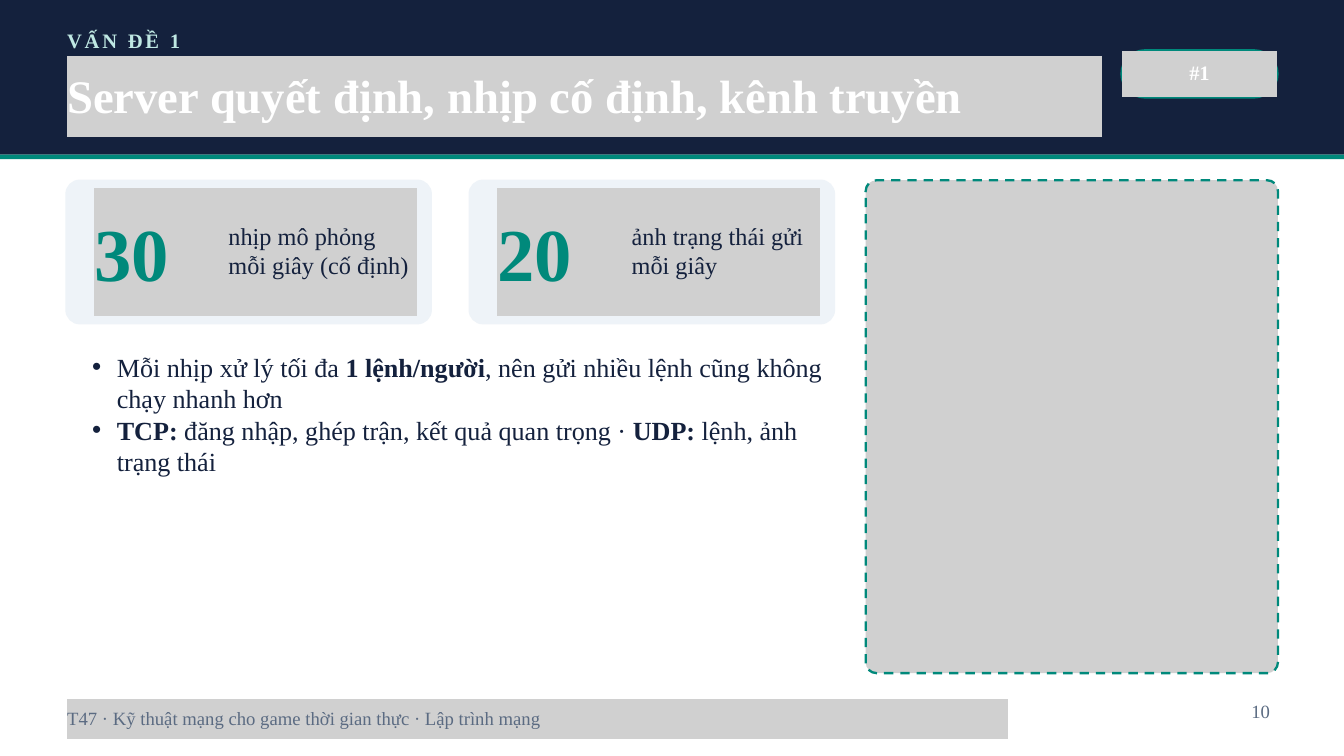
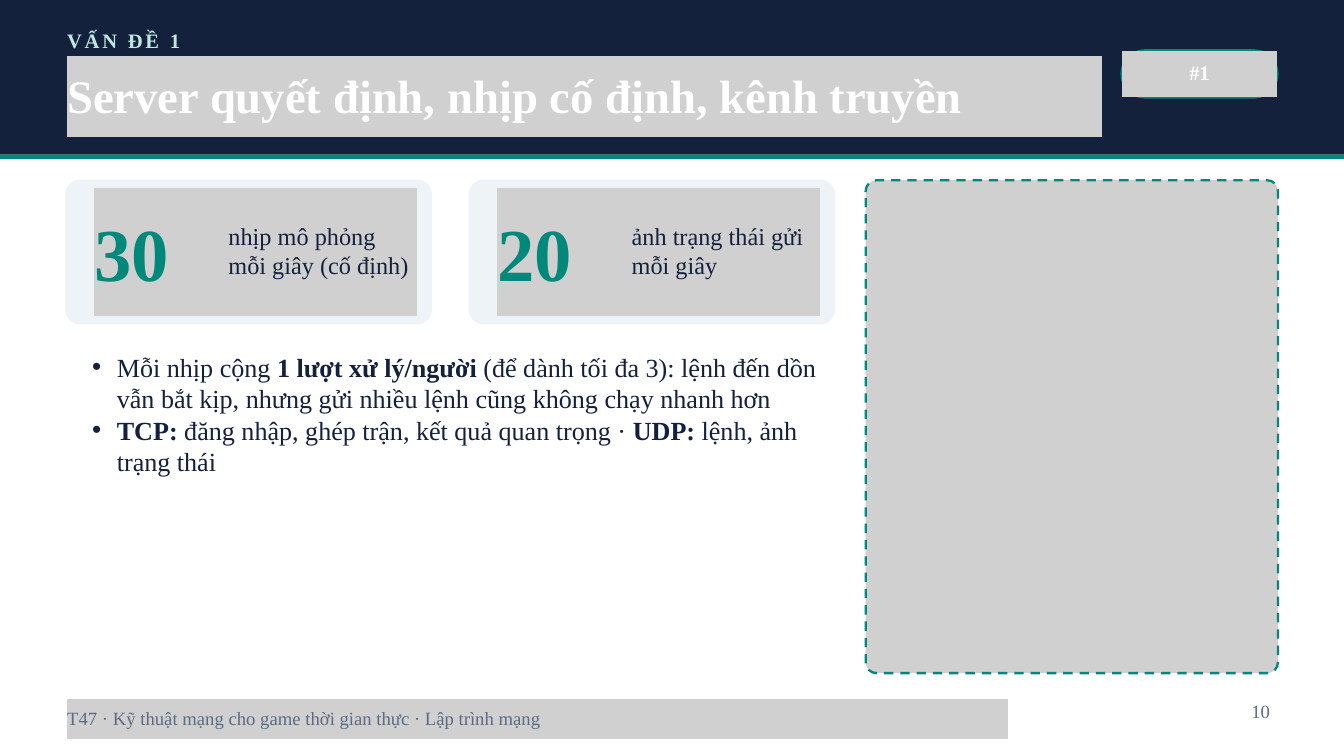
Before and after one commit to luulichma/BTL_LTM_Topic47, a slide deck: slide 10 of slides/T47_ThuyetTrinh_Khung_New.pptx. Drawn at 1344x756 pixels with LibreOffice and Linux fonts; fonts in the diff are those of the drawing; grey boxes stand for pictures. Boxes give left, top, right and bottom in pixels: in the first picture for what was removed or moved away, otherwise in the second. Text is boxed around its words. In the diff, an @@ line names an element or a change of style, - is before the commit and + after.

```diff
--- a/slides/T47_ThuyetTrinh_Khung_New.pptx
+++ b/slides/T47_ThuyetTrinh_Khung_New.pptx
@@ text at [117, 357, 816, 414]: text changed @@
-  • Mỗi nhịp xử lý tối đa 1 lệnh/người, nên gửi nhiều lệnh cũng không chạy nhanh hơn
+  • Mỗi nhịp cộng 1 lượt xử lý/người (để dành tối đa 3): lệnh đến dồn vẫn bắt kịp, nhưng gửi nhiều lệnh cũng không chạy nhanh hơn
```
Also in this commit, not shown: 5 other slides changed, 7 other files.
